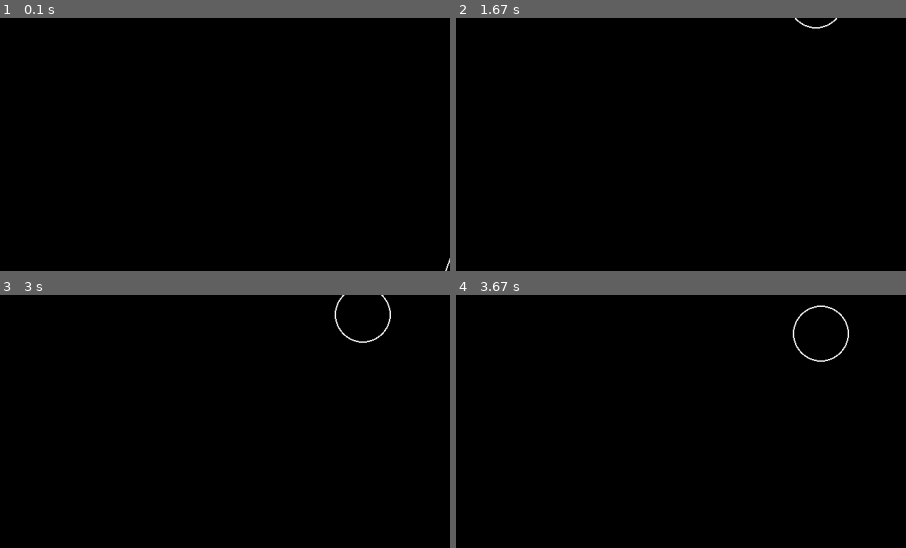
Above: before the commit, frames 1-4 (two rows, left to right).
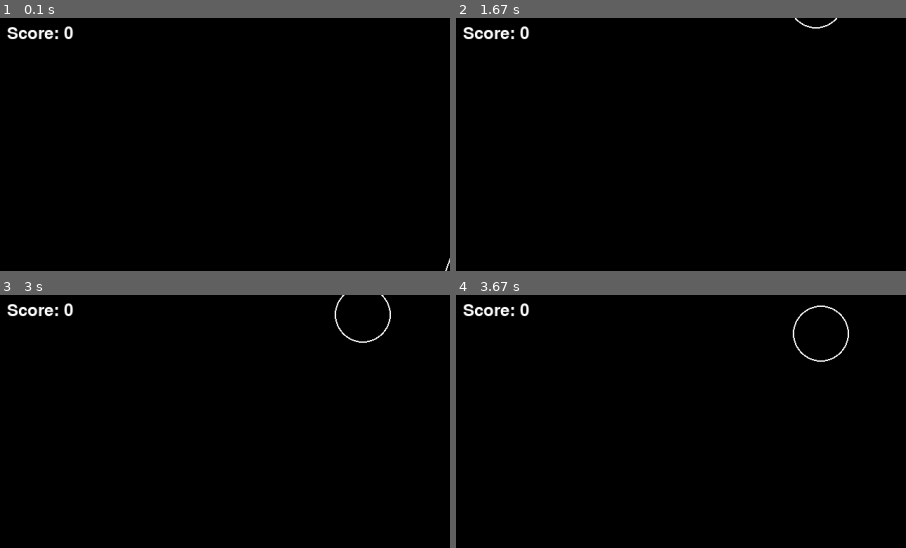
Above: after the commit, the same moments.

Repository: TLeTu/PyGame-Asteroids
Game: pygame game, started from main.py
Same seed, same stepped clock (60 frames per second), same inputs: the game is played once before the commit and once after it.
Inputs:
- Up to frame 1 (0.1 s): no input
- Up to frame 2 (1.67 s): tap Space at 0.33, 0.73, 1.03, 1.23, 1.57 s; hold D 0.67-1.13 s; hold W 1.17-1.47 s; hold D from 1.5 s (still down)
- Up to frame 3 (3 s): tap Space at 1.87, 2.07, 2.37, 2.63, 2.93 s; release D at 1.97 s; hold A 2-2.53 s; hold A 2.57-2.97 s
- Up to frame 4 (3.67 s): hold W 3-3.37 s; tap Space at 3.07, 3.47 s; hold D from 3.4 s (still down)
The pictures show only the part of the screen within x 0-50%, y 0-50%; the shares and areas given below are measured in that part.

The runs differ from the first frame. In frame 1, 0.4% of the frame differs, in the area x 1-17%, y 3-9%; in frame 2, 0.4%; in frame 3, 0.4%; in frame 4, 0.4%.

Commit message:
Scoring system!

Diff:
--- a/main.py
+++ b/main.py
@@ -8,7 +8,7 @@
 
 
 
-def update(screen, clock, updatables, drawables, bullets, asteroids, player, gameOver):
+def update(screen, clock, updatables, drawables, bullets, asteroids, player, gameOver, score, font):
     while not gameOver:
         # Check if the the window have closed
         for event in pygame.event.get():
@@ -34,8 +34,12 @@
                 print("Game over dude")
             for bullet in bullets:
                 if asteroid.collide(bullet):
+                    score += 1
                     asteroid.split()
                     bullet.kill()
+
+        score_text = font.render(f"Score: {score}", True, (255, 255, 255))  # White color
+        screen.blit(score_text, (10, 10))  # Draw it at top-left corner
 
         pygame.display.flip()
 
@@ -65,9 +69,11 @@
     playerObj = Player(x, y)
 
     gameOver = False
+    score = 0
+    font = pygame.font.SysFont(None, 36)  # Font type and size
 
     # Game loop
-    update(screen, pyClock, updatables, drawables, bullets, asteroids, playerObj, gameOver)
+    update(screen, pyClock, updatables, drawables, bullets, asteroids, playerObj, gameOver, score, font)
 
 
 if __name__ == "__main__":
